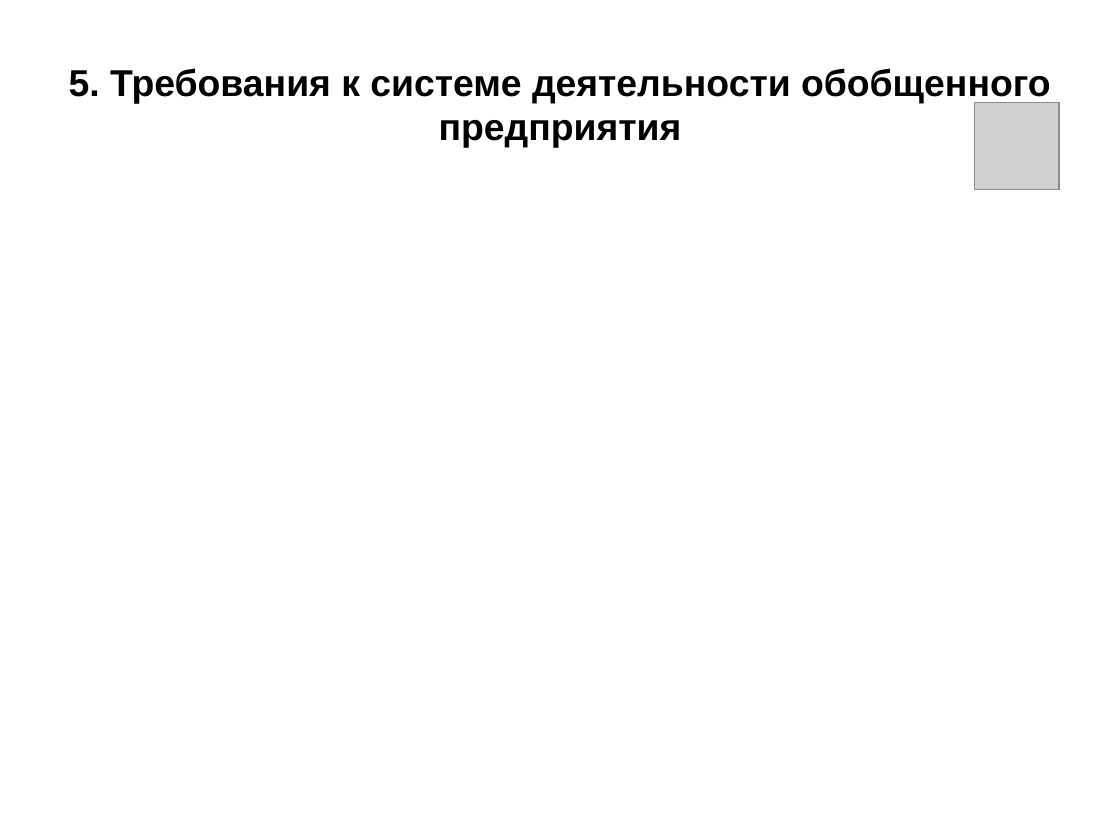
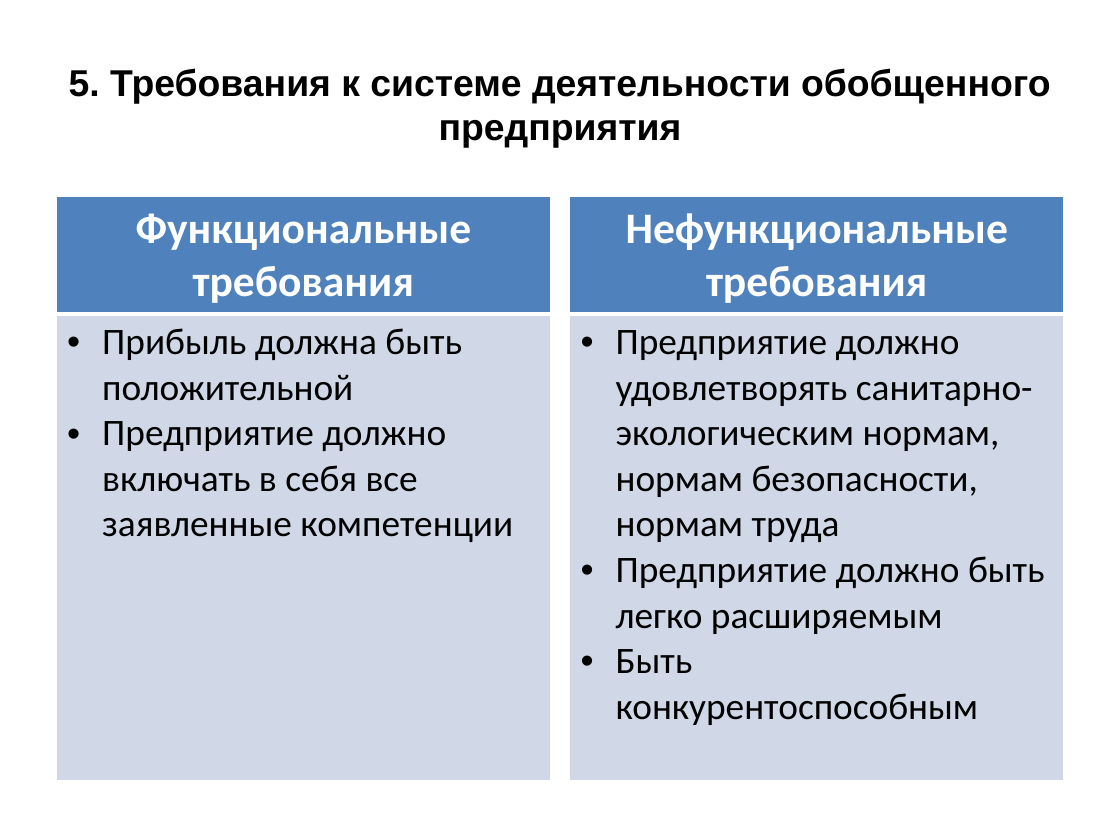
Before and after one commit to illusionww/ugly_cybernetics, a slide deck: slide 8 of second semester/в2 Кондратьев Шаблоны финишной презентации.pptx (slide 7 before the commit). Drawn at 1120x840 pixels with LibreOffice and Linux fonts; fonts in the diff are those of the drawing; grey boxes stand for pictures. Boxes give left, top, right and bottom in pixels: in the first picture for what was removed or moved away, otherwise in the second. Text is boxed around its words. In the diff, an @@ line names an element or a change of style, - is before the commit and + after.

```diff
--- a/second semester/в2 Кондратьев Шаблоны финишной презентации.pptx
+++ b/second semester/в2 Кондратьев Шаблоны финишной презентации.pptx
@@ picture removed at (974, 103, 1058, 189) @@
@@ table added at (56, 196, 551, 771), 2 rows, 1 columns @@
+Функциональные требования
+Прибыль должна быть положительной / Предприятие должно включать в себя все заявленные компетенции
@@ table added at (569, 196, 1064, 771), 2 rows, 1 columns @@
+Нефункциональные требования
+Предприятие должно удовлетворять санитарно-экологическим нормам, нормам безопасности, нормам труда / Предприятие должно быть легко расширяемым / Быть конкурентоспособным
```
Also in this commit, not shown: 8 other slides changed, 1 slide added, 5 other files.
